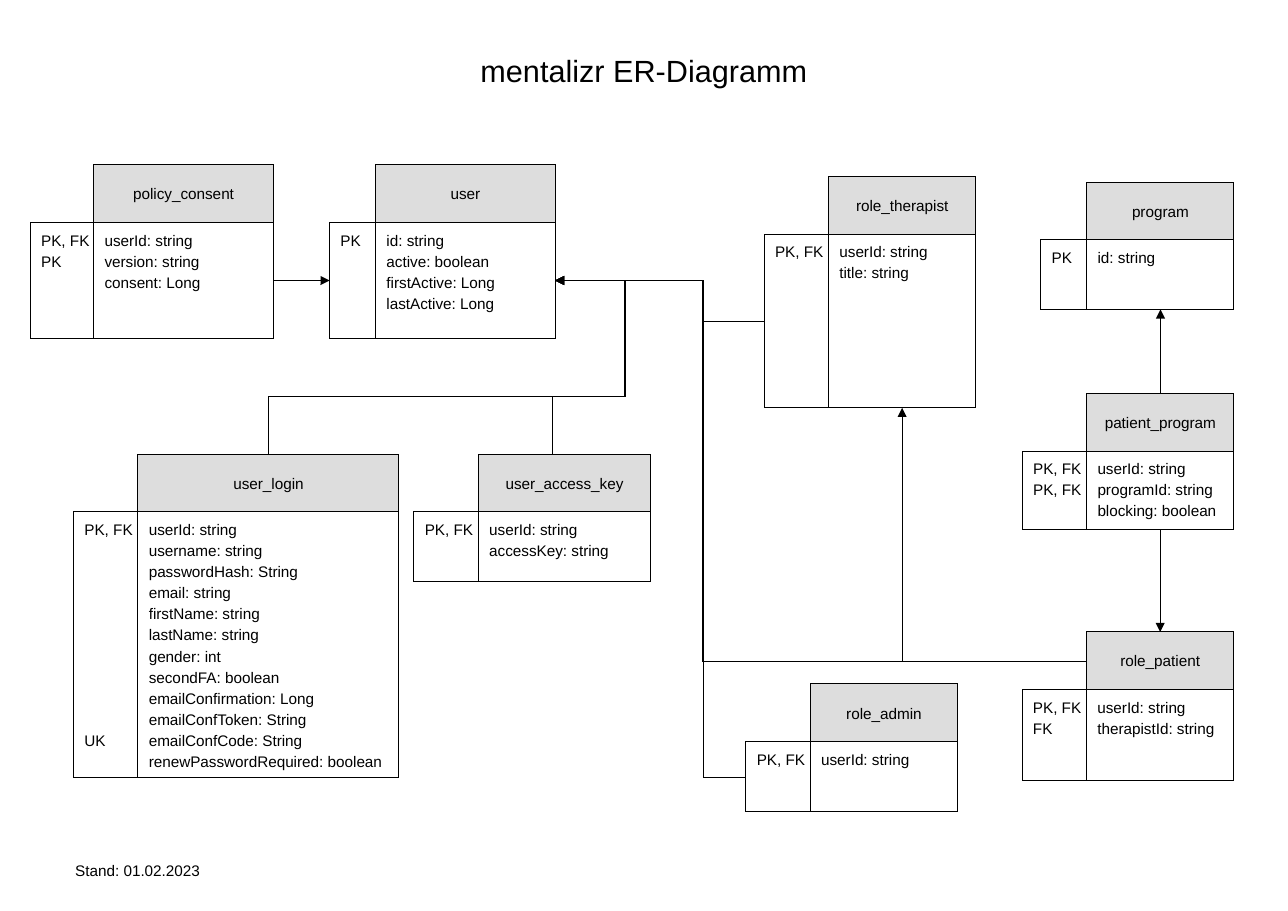
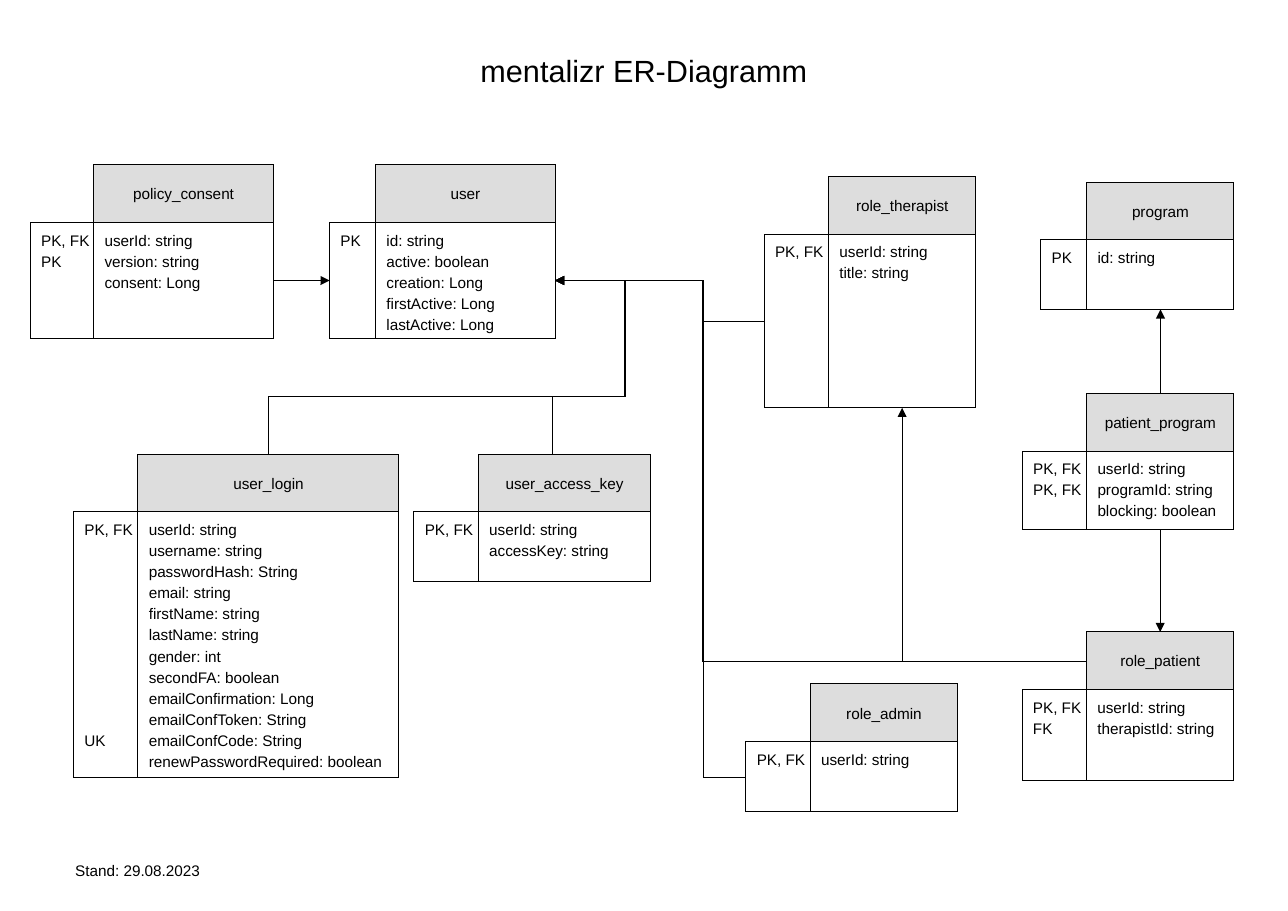
Before and after one commit to mentalizr/m7r-persistence-rdbms, a slide deck: slide 1 of doc/mentalizr-erd.odp. Drawn at 1288x911 pixels with LibreOffice and Linux fonts; fonts in the diff are those of the drawing. Boxes give left, top, right and bottom in pixels: in the first picture for what was removed or moved away, otherwise in the second. Text is boxed around its words. In the diff, an @@ line names an element or a change of style, - is before the commit and + after.

Commit message:
creation attribute on entity user

```diff
--- a/doc/mentalizr-erd.odp
+++ b/doc/mentalizr-erd.odp
@@ text in rectangle at (x1=386, y1=277, x2=483, y2=291): paragraph added @@
+creation: Long
@@ text at (x1=75, y1=865, x2=200, y2=876): text changed @@
-Stand: 01.02.2023
+Stand: 29.08.2023
```
Also in this commit, not shown: 5 other files.
